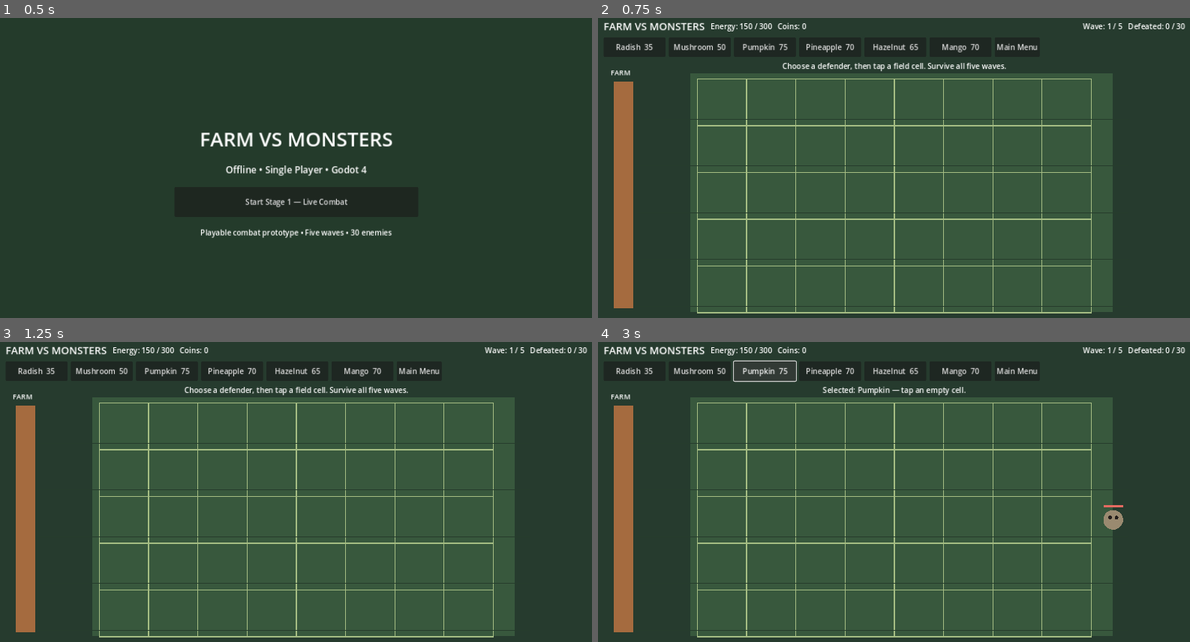
Above: before the commit, frames 1-4 (two rows, left to right).
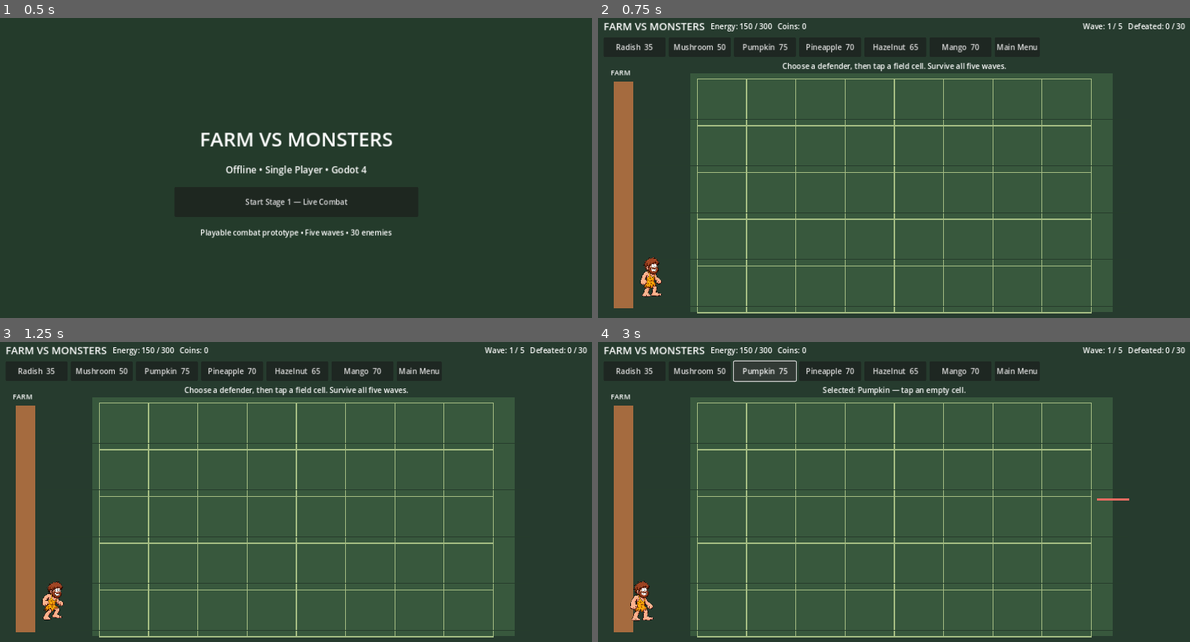
Above: after the commit, the same moments.

Repository: waelkamira/FarmVsMonsters
Game: Godot game, scene res://scenes/main.tscn
Same seed, same stepped clock (60 frames per second), same inputs: the game is played once before the commit and once after it.
Inputs:
- Up to frame 1 (0.5 s): no input
- Up to frame 2 (0.75 s): click "Start Stage 1 — Live Combat" at 0.5 s
- Up to frame 3 (1.25 s): no input
- Up to frame 4 (3 s): click "Radish 35" at 1.25 s; click "Mushroom 50" at 2 s; click "Pumpkin 75" at 2.75 s

Frame 1 is identical in both runs. In frame 2, 0.3% of the frame differs, in the area x 7-11%, y 79-94%; in frame 3, 0.3%; in frame 4, 0.6%, in the area x 5-90%, y 52-94%.

Commit message:
Render imported character and plant sprites in live battle

Diff:
--- a/godot/scripts/live_battle.gd
+++ b/godot/scripts/live_battle.gd
@@ -12,6 +12,24 @@
 const LANE_Y := [190.0, 290.0, 390.0, 490.0, 590.0]
 const HOUSE_X := 76.0
 const PLANT_OPTIONS := ["radish", "mushroom", "pumpkin", "pineapple", "hazelnut", "mango"]
+const PLANT_TEXTURES := {
+	"radish": "res://assets/plants/radish-level-1.png",
+	"mushroom": "res://assets/plants/mushroom.png",
+	"pumpkin": "res://assets/plants/pumpkin.png",
+	"pineapple": "res://assets/plants/pineapple-level-1.png",
+	"hazelnut": "res://assets/plants/hazelnut-level-1.png",
+	"mango": "res://assets/plants/mango-level-1.png"
+}
+const PLANT_PROJECTILES := {
+	"radish": "res://assets/projectiles/radish-bomb.png",
+	"pineapple": "res://assets/projectiles/pineapple-bomb.png",
+	"hazelnut": "res://assets/projectiles/hazelnut-bomb.png",
+	"mango": "res://assets/projectiles/mango-bomb.png"
+}
+const ANIMATED_PLANT_GRIDS := {
+	"radish": Vector2i(3, 3), "pineapple": Vector2i(3, 3),
+	"hazelnut": Vector2i(3, 3), "mango": Vector2i(3, 3)
+}
 
 var energy: int = Rules.INITIAL_ENERGY
 var selected_plant := "radish"
@@ -29,10 +47,12 @@
 var energy_label: Label
 var wave_label: Label
 var rng := RandomNumberGenerator.new()
+var farmer_sprite: AnimatedSprite2D
 
 func _ready() -> void:
 	rng.randomize()
 	_build_ui()
+	_create_farmer_sprite()
 	queue_redraw()
 
 func _process(delta: float) -> void:
@@ -95,6 +115,77 @@
 	_refresh_hud()
 	status_label.text = "Choose a defender, then tap a field cell. Survive all five waves."
 
+func _make_sheet_sprite(texture_path: String, columns: int, rows: int, fps: float,
+		sprite_scale: float, animate_all_frames: bool = false) -> AnimatedSprite2D:
+	var texture := load(texture_path) as Texture2D
+	if texture == null:
+		push_warning("Missing sprite texture: %s" % texture_path)
+		return null
+	var frames := SpriteFrames.new()
+	frames.add_animation("idle")
+	frames.set_animation_speed("idle", fps)
+	frames.set_animation_loop("idle", true)
+	frames.add_animation("attack")
+	frames.set_animation_speed("attack", fps)
+	frames.set_animation_loop("attack", false)
+	var cell_size := texture.get_size() / Vector2(float(columns), float(rows))
+	for index in range(columns * rows):
+		var atlas := AtlasTexture.new()
+		atlas.atlas = texture
+		atlas.region = Rect2(Vector2(float(index % columns) * cell_size.x,
+			float(index / columns) * cell_size.y), cell_size)
+		if animate_all_frames:
+			frames.add_frame("idle", atlas)
+		elif index == 0:
+			frames.add_frame("idle", atlas)
+		else:
+			frames.add_frame("attack", atlas)
+	var sprite := AnimatedSprite2D.new()
+	sprite.sprite_frames = frames
+	sprite.animation = "idle"
+	sprite.scale = Vector2.ONE * sprite_scale
+	sprite.play("idle")
+	return sprite
+
+func _create_farmer_sprite() -> void:
+	farmer_sprite = _make_sheet_sprite(
+		"res://assets/characters/farmer/farmer-idle.png", 2, 2, 3.0, 0.25, true)
+	if farmer_sprite != null:
+		farmer_sprite.position = Vector2(112.0, 565.0)
+		farmer_sprite.z_index = 12
+		add_child(farmer_sprite)
+
+func _create_plant_sprite(plant_id: String) -> Node2D:
+	var texture_path: String = PLANT_TEXTURES.get(plant_id, "")
+	if texture_path.is_empty():
+		return null
+	if ANIMATED_PLANT_GRIDS.has(plant_id):
+		var grid: Vector2i = ANIMATED_PLANT_GRIDS[plant_id]
+		var animated := _make_sheet_sprite(texture_path, grid.x, grid.y, 9.0, 0.15)
+		if animated != null:
+			animated.animation_finished.connect(_on_plant_animation_finished.bind(animated))
+			animated.z_index = 10
+		return animated
+	var sprite := Sprite2D.new()
+	sprite.texture = load(texture_path) as Texture2D
+	sprite.scale = Vector2(0.14, 0.14)
+	sprite.z_index = 10
+	return sprite
+
+func _on_plant_animation_finished(sprite: AnimatedSprite2D) -> void:
+	if is_instance_valid(sprite):
+		sprite.play("idle")
+
+func _create_projectile_sprite(plant_id: String) -> Sprite2D:
+	var texture_path: String = PLANT_PROJECTILES.get(plant_id, "")
+	if texture_path.is_empty():
+		return null
+	var sprite := Sprite2D.new()
+	sprite.texture = load(texture_path) as Texture2D
+	sprite.scale = Vector2(0.32, 0.32)
+	sprite.z_index = 14
+	return sprite
+
 func _select_plant(plant_id: String) -> void:
 	if game_state != "running":
 		return
@@ -124,6 +215,11 @@
 	plant["y"] = LANE_Y[row]
 	plant["cooldown_ms"] = 450.0
 	plant["production_ms"] = float(Rules.PLANTS[selected_plant].get("production_interval_ms", 0.0))
+	var plant_sprite := _create_plant_sprite(selected_plant)
+	if plant_sprite != null:
+		plant_sprite.position = Vector2(plant.x, plant.y)
+		add_child(plant_sprite)
+	plant["sprite"] = plant_sprite
 	plants.append(plant)
 	energy = int(placement.energy)
 	status_label.text = "%s planted in lane %d." % [selected_plant.capitalize(), row + 1]
@@ -146,7 +242,19 @@
 	var archetype := Rules.monster_archetype(wave, _global_spawn_index())
 	var profile := Rules.monster_combat_stats(archetype, wave)
 	var row := rng.randi_range(0, Rules.BOARD_ROWS - 1)
+	var monster_sprite := _make_sheet_sprite(
+		"res://assets/monsters/hyena/hyena-idle.png", 3, 1, 4.0,
+		0.22 * float(profile.width_scale), true)
+	if monster_sprite != null:
+		monster_sprite.position = Vector2(LANE_CENTER_X + Rules.BOARD_SPAWN_LOCAL_X * LANE_SCALE, LANE_Y[row])
+		monster_sprite.z_index = 11
+		match archetype:
+			"dust-skitter": monster_sprite.modulate = Color("#b4d39c")
+			"stonehide": monster_sprite.modulate = Color("#a4b0b7")
+			"alpha-brute": monster_sprite.modulate = Color("#c47b69")
+		add_child(monster_sprite)
 	monsters.append({
+		"sprite": monster_sprite,
 		"kind": archetype, "row": row, "x": LANE_CENTER_X + Rules.BOARD_SPAWN_LOCAL_X * LANE_SCALE,
 		"y": LANE_Y[row], "hp": float(profile.hp), "max_hp": float(profile.max_hp),
 		"speed": float(profile.speed) * LANE_SCALE, "width_scale": float(profile.width_scale),
@@ -182,8 +290,15 @@
 				break
 		if target_found and plant.cooldown_ms <= 0.0:
 			var config: Dictionary = Rules.PLANTS[plant.type]
+			var projectile_sprite := _create_projectile_sprite(str(plant.type))
+			if projectile_sprite != null:
+				projectile_sprite.position = Vector2(float(plant.x) + 24.0, float(plant.y) - 12.0)
+				add_child(projectile_sprite)
+			var plant_sprite: Variant = plant.get("sprite", null)
+			if plant_sprite is AnimatedSprite2D:
+				plant_sprite.play("attack")
 			projectiles.append({
-				"x": float(plant.x) + 24.0, "y": float(plant.y) - 12.0,
+				"sprite": projectile_sprite, "x": float(plant.x) + 24.0, "y": float(plant.y) - 12.0,
 				"row": int(plant.row), "speed": float(config.projectile_speed) * LANE_SCALE,
 				"damage": float(config.projectile_damage), "radius": float(config.projectile_collision_radius) * LANE_SCALE,
 				"alive": true
@@ -203,9 +318,15 @@
 				monster.attack_cooldown_ms = float(monster.attack_interval_ms)
 				if blocker.hp <= 0.0:
 					blocker.alive = false
+					var destroyed_sprite: Variant = blocker.get("sprite", null)
+					if destroyed_sprite != null and is_instance_valid(destroyed_sprite):
+						destroyed_sprite.queue_free()
 					status_label.text = "%s was destroyed!" % str(blocker.type).capitalize()
 			continue
 		monster.x = float(monster.x) - float(monster.speed) * delta
+		var monster_sprite: Variant = monster.get("sprite", null)
+		if monster_sprite != null and is_instance_valid(monster_sprite):
+			monster_sprite.position.x = float(monster.x)
 		if float(monster.x) <= HOUSE_X:
 			game_state = "defeat"
 			status_label.text = "The farmhouse has been overrun. Return to the main menu to start a new battle."
@@ -227,6 +348,9 @@
 		if not projectile.alive:
 			continue
 		projectile.x = float(projectile.x) + float(projectile.speed) * delta
+		var projectile_sprite: Variant = projectile.get("sprite", null)
+		if projectile_sprite != null and is_instance_valid(projectile_sprite):
+			projectile_sprite.position.x = float(projectile.x)
 		for monster in monsters:
 			if not monster.alive or int(monster.row) != int(projectile.row):
 				continue
@@ -235,8 +359,13 @@
 				var damage := float(projectile.damage) * float(monster.incoming_damage_multiplier)
 				monster.hp = Rules.apply_hit_points_damage(float(monster.hp), damage).hp
 				projectile.alive = false
+				if projectile_sprite != null and is_instance_valid(projectile_sprite):
+					projectile_sprite.queue_free()
 				if monster.hp <= 0.0:
 					monster.alive = false
+					var defeated_sprite: Variant = monster.get("sprite", null)
+					if defeated_sprite != null and is_instance_valid(defeated_sprite):
+						defeated_sprite.queue_free()
 					defeated_total += 1
 					coins += Rules.ORDINARY_MONSTER_DEFEAT_COINS
 					status_label.text = "%s defeated! +%d coins." % [str(monster.kind).replace("-", " ").capitalize(), Rules.ORDINARY_MONSTER_DEFEAT_COINS]
@@ -245,6 +374,8 @@
 				continue
 		if float(projectile.x) > 1160.0:
 			projectile.alive = false
+			if projectile_sprite != null and is_instance_valid(projectile_sprite):
+				projectile_sprite.queue_free()
 	monsters = monsters.filter(func(item: Dictionary) -> bool: return item.alive)
 	projectiles = projectiles.filter(func(item: Dictionary) -> bool: return item.alive)
 	plants = plants.filter(func(item: Dictionary) -> bool: return item.alive)
@@ -279,31 +410,13 @@
 	draw_rect(Rect2(42.0, 145.0, 42.0, 485.0), Color("#a56b3f"), true)
 	draw_string(get_theme_default_font(), Vector2(35.0, 132.0), "FARM", HORIZONTAL_ALIGNMENT_LEFT, -1, 15, Color.WHITE)
 	for plant in plants:
-		var tint := Color("#e6b94f")
-		match str(plant.type):
-			"radish": tint = Color("#e97872")
-			"mushroom": tint = Color("#b58bd6")
-			"pumpkin": tint = Color("#df8c35")
-			"pineapple": tint = Color("#e6c34b")
-			"hazelnut": tint = Color("#9c744c")
-			"mango": tint = Color("#ed9b45")
-		draw_circle(Vector2(plant.x, plant.y), 25.0, tint)
-		draw_circle(Vector2(plant.x - 7.0, plant.y - 5.0), 4.0, Color("#263b2e"))
-		draw_circle(Vector2(plant.x + 7.0, plant.y - 5.0), 4.0, Color("#263b2e"))
-		draw_rect(Rect2(plant.x - 23.0, plant.y + 31.0, 46.0 * float(plant.hp) / float(Rules.PLANTS[plant.type].hp), 5.0), Color("#77d477"), true)
+		var plant_hp_max := float(Rules.PLANTS[plant.type].hp)
+		draw_rect(Rect2(plant.x - 24.0, plant.y + 31.0, 48.0, 5.0), Color("#263b2e"), true)
+		draw_rect(Rect2(plant.x - 24.0, plant.y + 31.0, 48.0 * float(plant.hp) / plant_hp_max, 5.0), Color("#77d477"), true)
 	for monster in monsters:
-		var tint := Color("#9a8a70")
-		match str(monster.kind):
-			"dust-skitter": tint = Color("#91b77b")
-			"stonehide": tint = Color("#77838a")
-			"alpha-brute": tint = Color("#a95d4f")
-		var radius := 21.0 * float(monster.width_scale)
-		draw_circle(Vector2(monster.x, monster.y), radius, tint)
-		draw_circle(Vector2(monster.x - 7.0, monster.y - 5.0), 4.0, Color("#241e1b"))
-		draw_circle(Vector2(monster.x + 7.0, monster.y - 5.0), 4.0, Color("#241e1b"))
-		draw_rect(Rect2(monster.x - radius, monster.y - radius - 10.0, 2.0 * radius * float(monster.hp) / float(monster.max_hp), 5.0), Color("#e66b61"), true)
-	for projectile in projectiles:
-		draw_circle(Vector2(projectile.x, projectile.y), 8.0, Color("#f6e7a0"))
+		var radius := 34.0 * float(monster.width_scale)
+		draw_rect(Rect2(monster.x - radius, monster.y - radius - 12.0, 2.0 * radius, 5.0), Color("#263b2e"), true)
+		draw_rect(Rect2(monster.x - radius, monster.y - radius - 12.0, 2.0 * radius * float(monster.hp) / float(monster.max_hp), 5.0), Color("#e66b61"), true)
 	if game_state != "running":
 		draw_rect(Rect2(360.0, 300.0, 560.0, 100.0), Color("#17241d"))
 		draw_string(get_theme_default_font(), Vector2(505.0, 360.0), "BATTLE " + game_state.to_upper(), HORIZONTAL_ALIGNMENT_LEFT, -1, 32, Color.WHITE)
